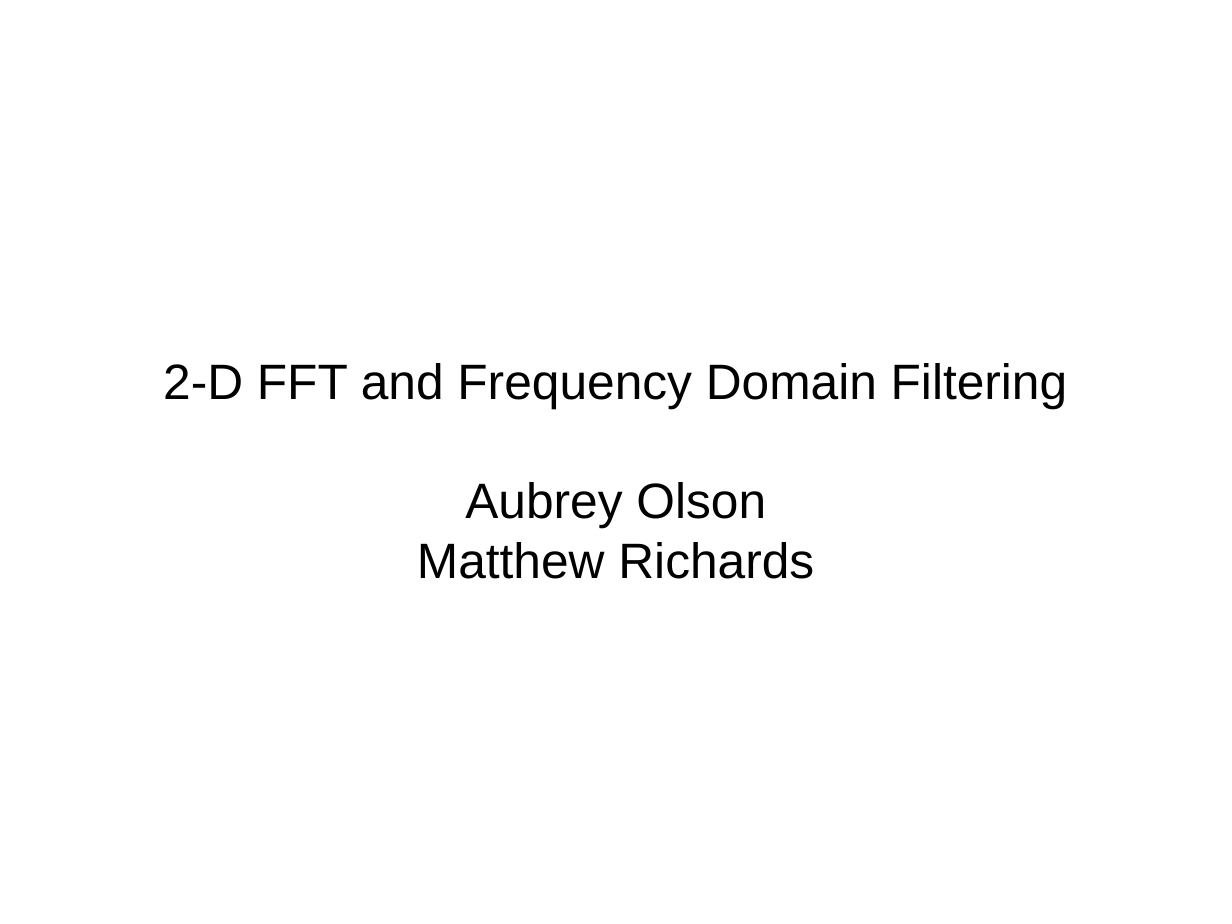
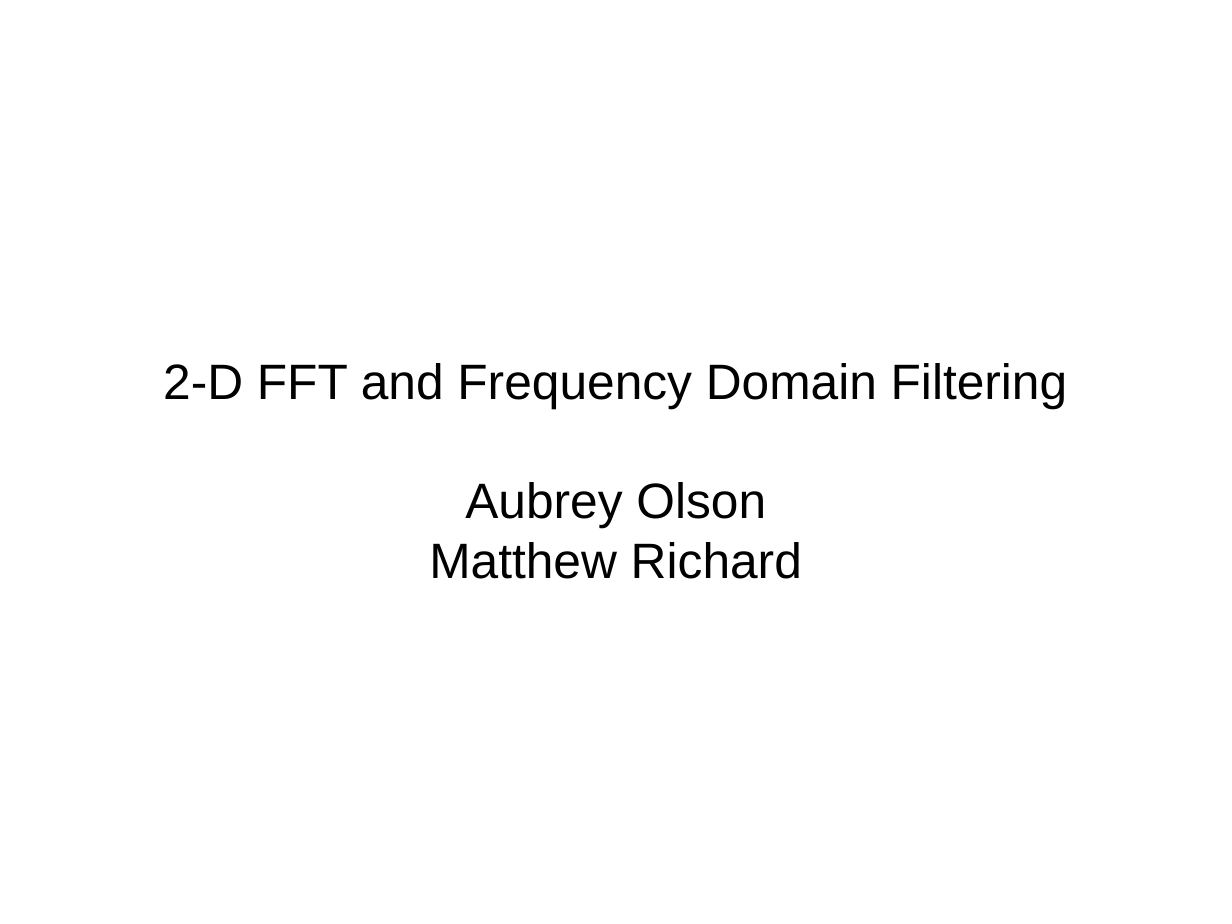
Before and after one commit to aubskibob/FFT, a slide deck: slide 1 of Presentation.odp. Drawn at 1232x924 pixels with LibreOffice and Linux fonts; fonts in the diff are those of the drawing; background and template pictures are left out. Boxes give left, top, right and bottom in pixels: in the first picture for what was removed or moved away, otherwise in the second. Text is boxed around its words. In the diff, an @@ line names an element or a change of style, - is before the commit and + after.

```diff
--- a/Presentation.odp
+++ b/Presentation.odp
@@ subtitle at [429, 542, 802, 579]: text changed @@
-Matthew Richards
+Matthew Richard
```
Also in this commit, not shown: 1 other slide changed, 11 slides added.
